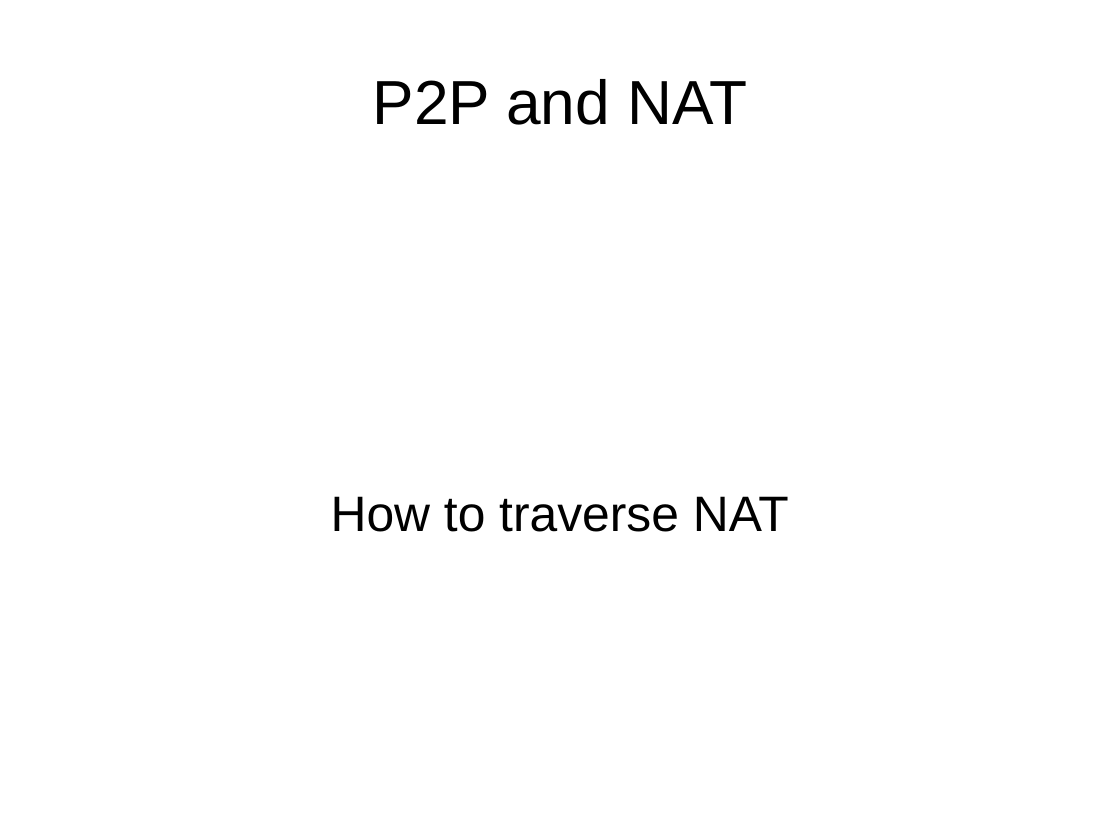
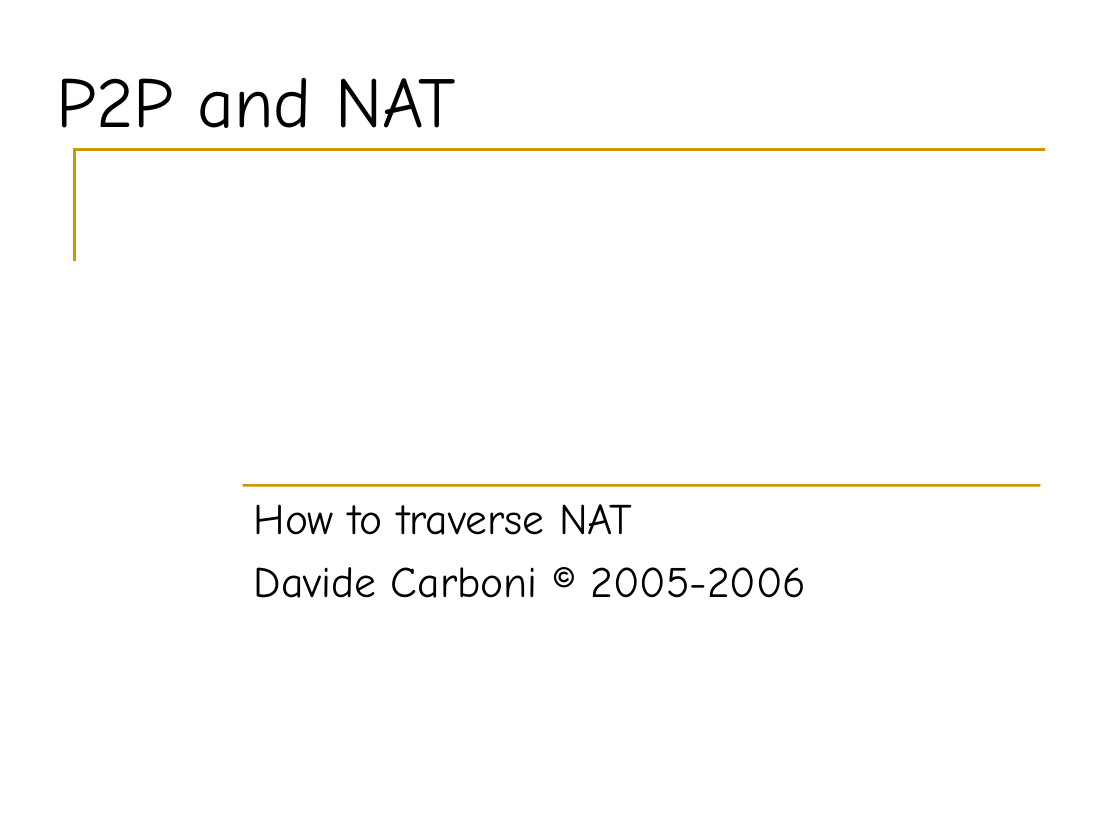
Before and after one commit to BackupTheBerlios/p2p-mentor, a slide deck: slide 1 of slide/nat-p2p.ppt. Drawn at 1120x840 pixels with LibreOffice and Linux fonts; fonts in the diff are those of the drawing. Boxes give left, top, right and bottom in pixels: in the first picture for what was removed or moved away, otherwise in the second. Text is boxed around its words. In the diff, an @@ line names an element or a change of style, - is before the commit and + after.

```diff
--- a/slide/nat-p2p.ppt
+++ b/slide/nat-p2p.ppt
@@ title "P2P and NAT" at <box>56,78,457,150</box>: size 40 to 46 pt, font Arial to Comic Neue; alignment centre to left @@
@@ freeform shape added at <box>75,149,1046,261</box>, outline #CC9900 2.01 pt @@
@@ subtitle "How to traverse NAT": place and size @@
-subtitle "How to traverse NAT" at <box>331,496,789,532</box>
+subtitle "How to traverse NAT" at <box>254,504,806,598</box>
@@ line added from (243, 485) to (1040, 485), #CC9900 1.5 pt @@
@@ subtitle at <box>254,504,632,535</box>: size 32 to 28 pt, font Arial to Comic Neue in "How to traverse NAT"; alignment centre to left; less space between paragraphs @@
@@ subtitle at <box>254,567,806,598</box>: paragraph added @@
+Davide Carboni © 2005-2006
```
Also in this commit, not shown: 35 other slides changed, 11 slides added, 5 slides removed.
